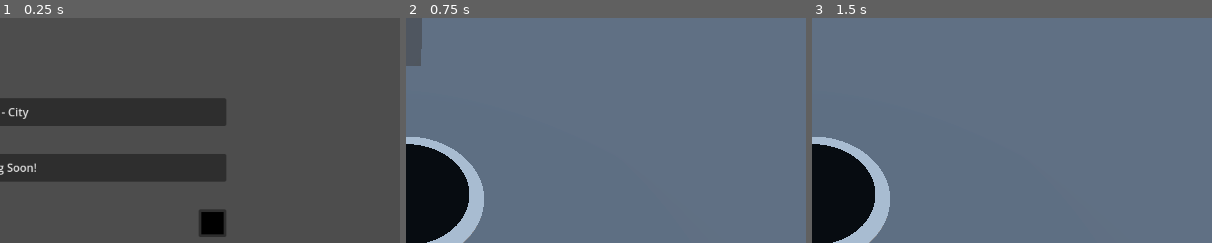
Above: before the commit, frames 1-3 (left to right).
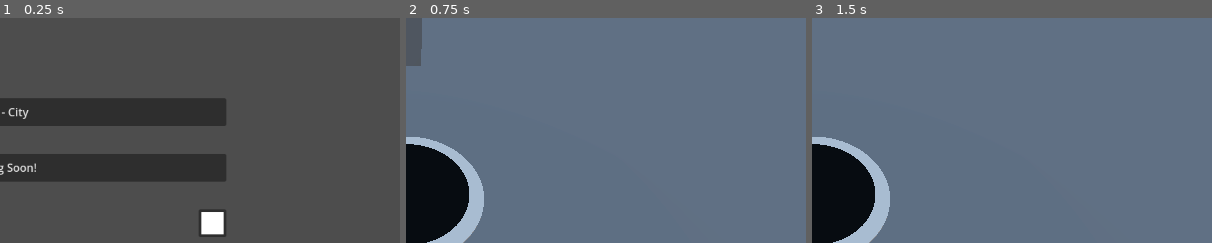
Above: after the commit, the same moments.

Repository: Scyy-dev/hole-eater
Game: Godot game, scene res://scenes/main_menu.tscn
Two runs of this game, one before a commit and one after it. Both use one fixed random seed, a clock stepped at 60 frames per second and the inputs below.
Inputs:
- Up to frame 1 (0.25 s): no input
- Up to frame 2 (0.75 s): click "Level - City" at 0.5 s
- Up to frame 3 (1.5 s): tap Enter at 1.25 s; hold D (move_right) from 1.28 s (still down)
The pictures show only the part of the screen within x 50-100%, y 30-80%; the shares and areas given below are measured in that part.

The runs differ from the first frame. In frame 1, 0.6% of the frame differs, in the area x 50-56%, y 86-97%; in frame 2, nothing differs; in frame 3, nothing differs.

Commit message:
Add player settings, move color picking to mani menu

Diff:
--- a/project.godot
+++ b/project.godot
@@ -14,6 +14,10 @@
 run/main_scene="uid://tb5fhmdc8kjb"
 config/features=PackedStringArray("4.4", "Forward Plus")
 config/icon="res://icon.svg"
+
+[autoload]
+
+Game="*res://scripts/game.gd"
 
 [display]
 
--- a/scenes/level_cbd.tscn
+++ b/scenes/level_cbd.tscn
@@ -1,7 +1,7 @@
 [gd_scene load_steps=11 format=3 uid="uid://b1v1wkwp2gwwu"]
 
 [ext_resource type="PackedScene" uid="uid://c3fep654huxhi" path="res://scenes/fallable.tscn" id="1_0wfyh"]
-[ext_resource type="Script" uid="uid://cfruvhuqtyt2g" path="res://scripts/game.gd" id="1_sugp2"]
+[ext_resource type="Script" uid="uid://cfruvhuqtyt2g" path="res://scripts/game_level.gd" id="1_sugp2"]
 [ext_resource type="PackedScene" uid="uid://d3jap5q88sia5" path="res://scenes/player.tscn" id="2_sugp2"]
 [ext_resource type="Script" uid="uid://bu5mnachl662o" path="res://scripts/fallable_controller.gd" id="2_tbgi4"]
 [ext_resource type="PackedScene" uid="uid://dekabsogdmvty" path="res://scenes/world_ui.tscn" id="4_jyhfs"]
@@ -25,10 +25,11 @@
 [sub_resource type="PlaneMesh" id="PlaneMesh_o5qli"]
 size = Vector2(100, 100)
 
-[node name="root" type="Node3D" node_paths=PackedStringArray("player", "ui_controller")]
+[node name="root" type="Node3D" node_paths=PackedStringArray("player", "ui_controller", "fallable_controller")]
 script = ExtResource("1_sugp2")
 player = NodePath("player")
 ui_controller = NodePath("world_ui")
+fallable_controller = NodePath("fallable_controller")
 
 [node name="player" parent="." instance=ExtResource("2_sugp2")]
 speed = 4.0
--- a/scenes/main_menu.tscn
+++ b/scenes/main_menu.tscn
@@ -56,6 +56,7 @@
 alignment = 1
 
 [node name="level_cbd_button" type="Button" parent="MarginContainer/VBoxContainer/MarginContainer/VBoxContainer"]
+unique_name_in_owner = true
 custom_minimum_size = Vector2(500, 40)
 layout_mode = 2
 text = "Level - City"
@@ -79,11 +80,14 @@
 text = "Pick Colour"
 
 [node name="pick_colour_button" type="ColorPickerButton" parent="MarginContainer/VBoxContainer/MarginContainer/VBoxContainer/HBoxContainer/MarginContainer"]
+unique_name_in_owner = true
 custom_minimum_size = Vector2(40, 40)
 layout_mode = 2
 size_flags_horizontal = 8
+color = Color(1, 1, 1, 1)
 
 [node name="exit_game_button" type="Button" parent="MarginContainer/VBoxContainer/MarginContainer/VBoxContainer"]
+unique_name_in_owner = true
 custom_minimum_size = Vector2(500, 40)
 layout_mode = 2
 text = "Exit"
--- a/scenes/world_ui.tscn
+++ b/scenes/world_ui.tscn
@@ -76,14 +76,7 @@
 layout_mode = 2
 text = "Exit to Menu"
 
-[node name="HBoxContainer" type="HBoxContainer" parent="menu_ui/VBoxContainer"]
-layout_mode = 2
-
-[node name="pick_colour_label" type="Label" parent="menu_ui/VBoxContainer/HBoxContainer"]
-layout_mode = 2
-text = "Pick Colour"
-
-[node name="pick_colour_button" type="ColorPickerButton" parent="menu_ui/VBoxContainer/HBoxContainer"]
-unique_name_in_owner = true
-layout_mode = 2
-text = "Pick Colour"
+[node name="win_ui" type="Control" parent="."]
+anchors_preset = 0
+offset_right = 40.0
+offset_bottom = 40.0
--- a/scripts/game.gd
+++ b/scripts/game.gd
@@ -1,20 +1,4 @@
-class_name GameWorld
+extends Node
 
-extends Node3D
-
-@export var player: Player
-@export var ui_controller: WorldUIController
-
-func _ready() -> void:
-	ui_controller.restart_level.connect(_on_restart_game_button_pressed)
-	ui_controller.exit_to_menu.connect(_on_exit_to_menu_button_pressed)
-	ui_controller.player_color_picked.connect(_on_pick_colour_button_color_changed)
-
-func _on_restart_game_button_pressed() -> void:
-	get_tree().reload_current_scene()
-
-func _on_exit_to_menu_button_pressed() -> void:
-	get_tree().change_scene_to_file("res://scenes/main_menu.tscn")
-
-func _on_pick_colour_button_color_changed(color: Color) -> void:
-	player.set_player_color(color)
+# Global player settings
+var player_colour: Color = Color.WHITE
--- /dev/null
+++ b/scripts/game_level.gd
@@ -0,0 +1,18 @@
+class_name GameLevel
+
+extends Node3D
+
+@export var player: Player
+@export var ui_controller: WorldUIController
+@export var fallable_controller: FallableController
+
+func _ready() -> void:
+	ui_controller.restart_level.connect(_on_restart_game_button_pressed)
+	ui_controller.exit_to_menu.connect(_on_exit_to_menu_button_pressed)
+	player.set_player_color(Game.player_colour)
+
+func _on_restart_game_button_pressed() -> void:
+	get_tree().reload_current_scene()
+
+func _on_exit_to_menu_button_pressed() -> void:
+	get_tree().change_scene_to_file("res://scenes/main_menu.tscn")
--- a/scripts/main_menu.gd
+++ b/scripts/main_menu.gd
@@ -1,18 +1,23 @@
 extends Control
 
-@onready var level_cbd_button: Button = $MarginContainer/VBoxContainer/MarginContainer/VBoxContainer/level_cbd_button
-@onready var exit_game_button: Button = $MarginContainer/VBoxContainer/MarginContainer/VBoxContainer/exit_game_button
+@onready var level_cbd_button: Button = %level_cbd_button
+@onready var pick_colour_button: ColorPickerButton = %pick_colour_button
+@onready var exit_game_button: Button = %exit_game_button
 
 # Called when the node enters the scene tree for the first time.
 func _ready() -> void:
 	level_cbd_button.pressed.connect(func(): _pick_level("res://scenes/level_cbd.tscn"))
+	pick_colour_button.color_changed.connect(_pick_colour)
 	exit_game_button.pressed.connect(_exit_game)
 
-	# Preload the first level
-	preload("res://scenes/level_cbd.tscn")
+	# Update the colour picker with the current player settings
+	pick_colour_button.color = Game.player_colour
 
 func _pick_level(level_name: String) -> void:
 	get_tree().change_scene_to_file(level_name)
 
+func _pick_colour(color: Color) -> void:
+	Game.player_colour = color
+
 func _exit_game() -> void:
 	get_tree().quit()
--- a/scripts/world_ui_controller.gd
+++ b/scripts/world_ui_controller.gd
@@ -3,7 +3,6 @@
 
 signal restart_level
 signal exit_to_menu
-signal player_color_picked(color: Color)
 
 @export var player: Player
 @export var fallable_controller: FallableController
@@ -27,7 +26,6 @@
 
 	restart_level_button.pressed.connect(_on_restart_level_button_pressed)
 	exit_to_menu_button.pressed.connect(_on_exit_to_menu_button_pressed)
-	pick_colour_button.color_changed.connect(_on_pick_player_color)
 
 	player_ui.visible = true
 	menu_ui.visible = false
@@ -45,9 +43,6 @@
 func _on_exit_to_menu_button_pressed() -> void:
 	exit_to_menu.emit()
 
-func _on_pick_player_color(color: Color) -> void:
-	player_color_picked.emit(color)
-
 func _on_xp_gained(amount: float, new_xp: float, next_level_xp_cost: float) -> void:
 	# TODO - lerp XP gained
 	var xp_progress_ratio = (new_xp / next_level_xp_cost) * 100
Not shown, added: export_presets.cfg
Not shown, changed: scripts/game.gd.uid
Not shown, added: scripts/game_level.gd.uid
Not shown, changed: .gitignore
